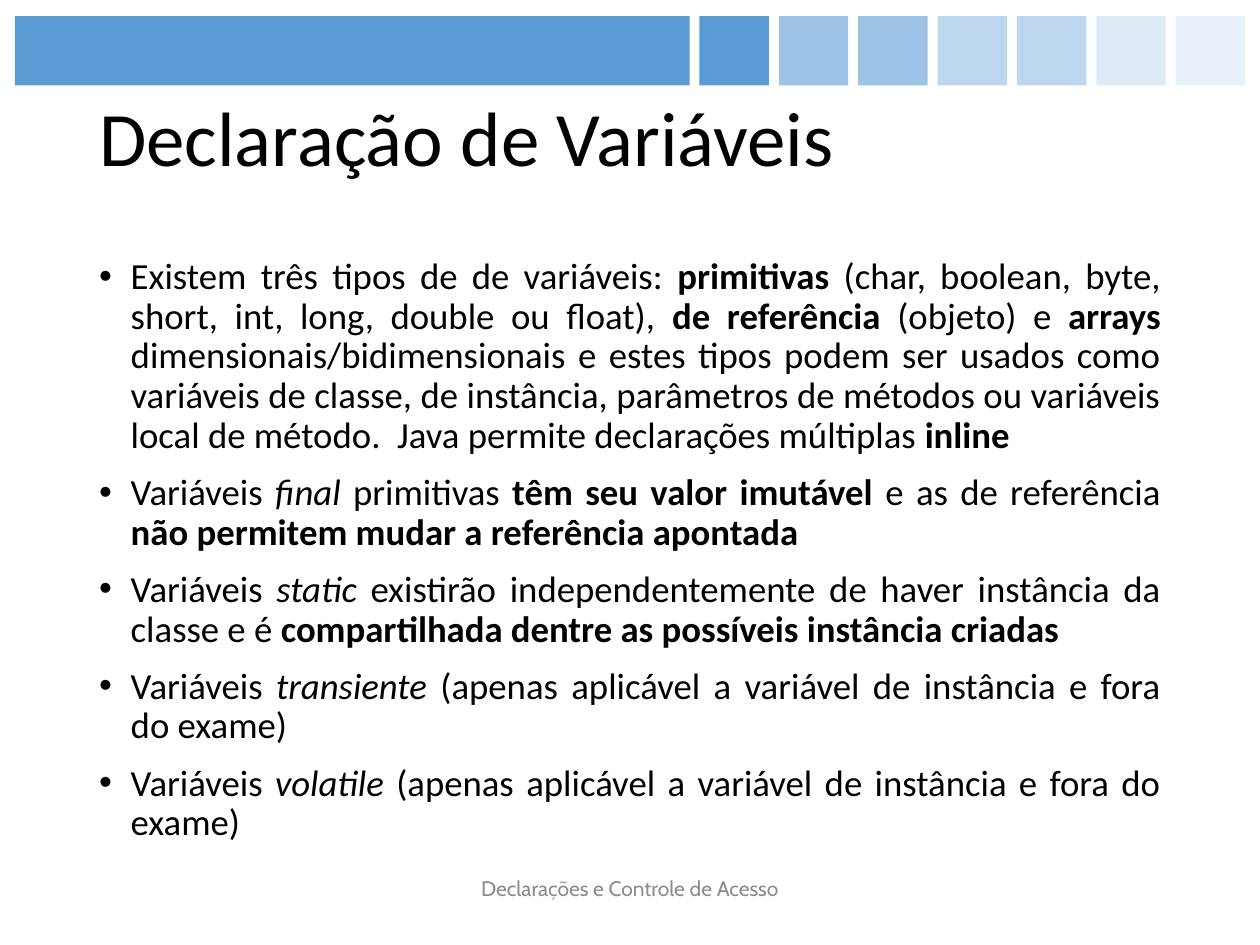
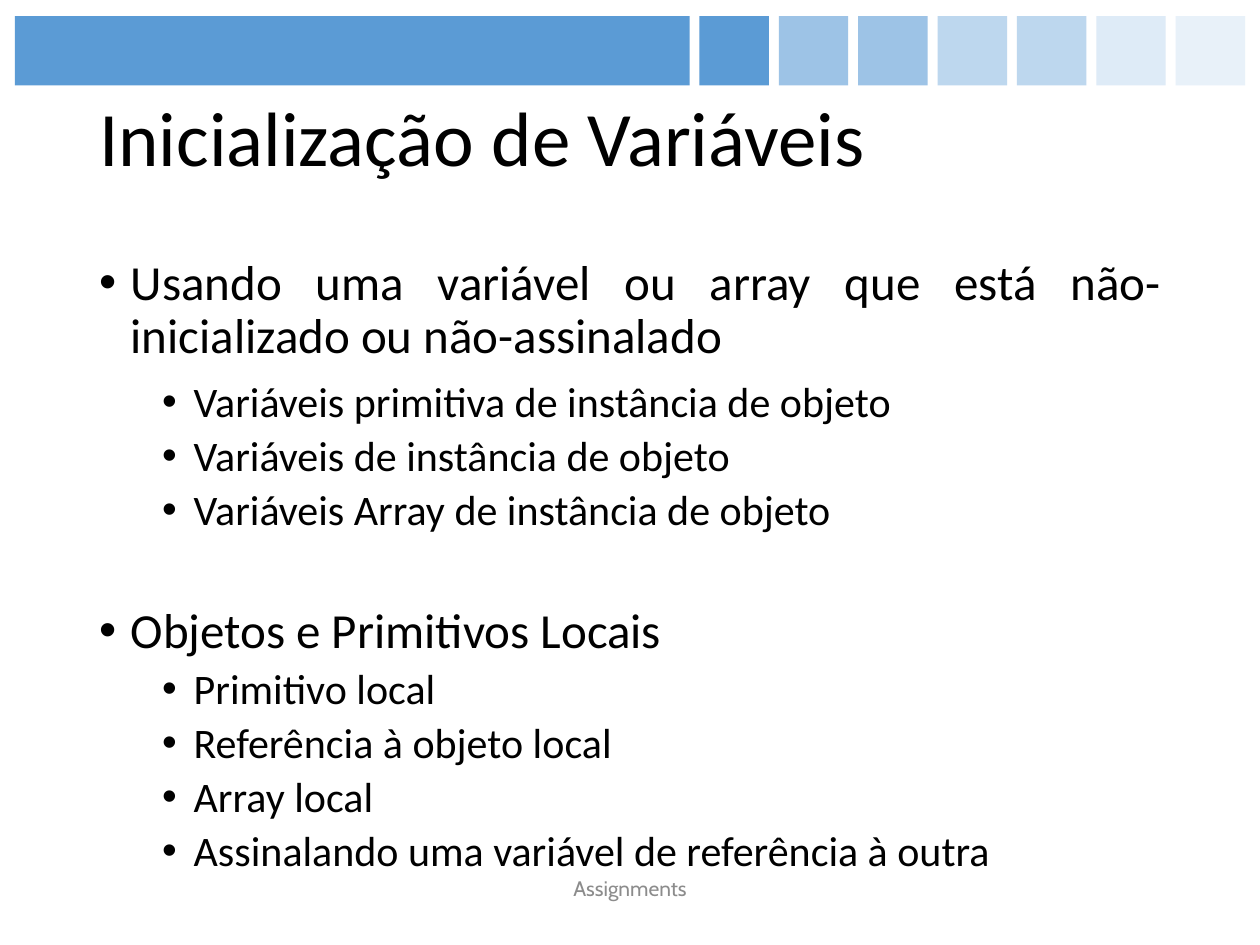
Before and after one commit to figueiredojrr/treinamentoJavaSeOcaAgosto, a slide deck: slide 45 of TreinamentoJavaSeOca/documentos/apresentação/OCA.pptx (slide 26 before the commit). Drawn at 1260x945 pixels with LibreOffice and Linux fonts; fonts in the diff are those of the drawing. Boxes give left, top, right and bottom in pixels: in the first picture for what was removed or moved away, otherwise in the second. Text is boxed around its words. In the diff, an @@ line names an element or a change of style, - is before the commit and + after.

```diff
--- a/TreinamentoJavaSeOca/documentos/apresentação/OCA.pptx
+++ b/TreinamentoJavaSeOca/documentos/apresentação/OCA.pptx
@@ title at box(99, 112, 864, 179): text changed @@
-Declaração de Variáveis
+Inicialização de Variáveis
@@ text at box(131, 266, 1160, 867): text changed; size 21 to 24 pt @@
-• Existem três tipos de de variáveis: primitivas (char, boolean, byte, short, int, long, double ou float), de referência (objeto) e arrays dimensionais/bidimensionais e estes tipos podem ser usados como variáveis de classe, de instância, parâmetros de métodos ou variáveis local de método. Java permite declarações múltiplas inline
-• Variáveis final primitivas têm seu valor imutável e as de referência não permitem mudar a referência apontada
-• Variáveis static existirão independentemente de haver instância da classe e é compartilhada dentre as possíveis instância criadas
-• Variáveis transiente (apenas aplicável a variável de instância e fora do exame)
-• Variáveis volatile (apenas aplicável a variável de instância e fora do exame)
+• Usando uma variável ou array que está não-inicializado ou não-assinalado
+    • Variáveis primitiva de instância de objeto
+  • Variáveis de instância de objeto
+  • Variáveis Array de instância de objeto
+• Objetos e Primitivos Locais
+  • Primitivo local
+  • Referência à objeto local
+  • Array local
+  • Assinalando uma variável de referência à outra
@@ text at box(573, 881, 686, 901): text changed @@
-Declarações e Controle de Acesso
+Assignments
```
Also in this commit, not shown: 23 other slides changed, 5 slides added, 15 slides removed.
